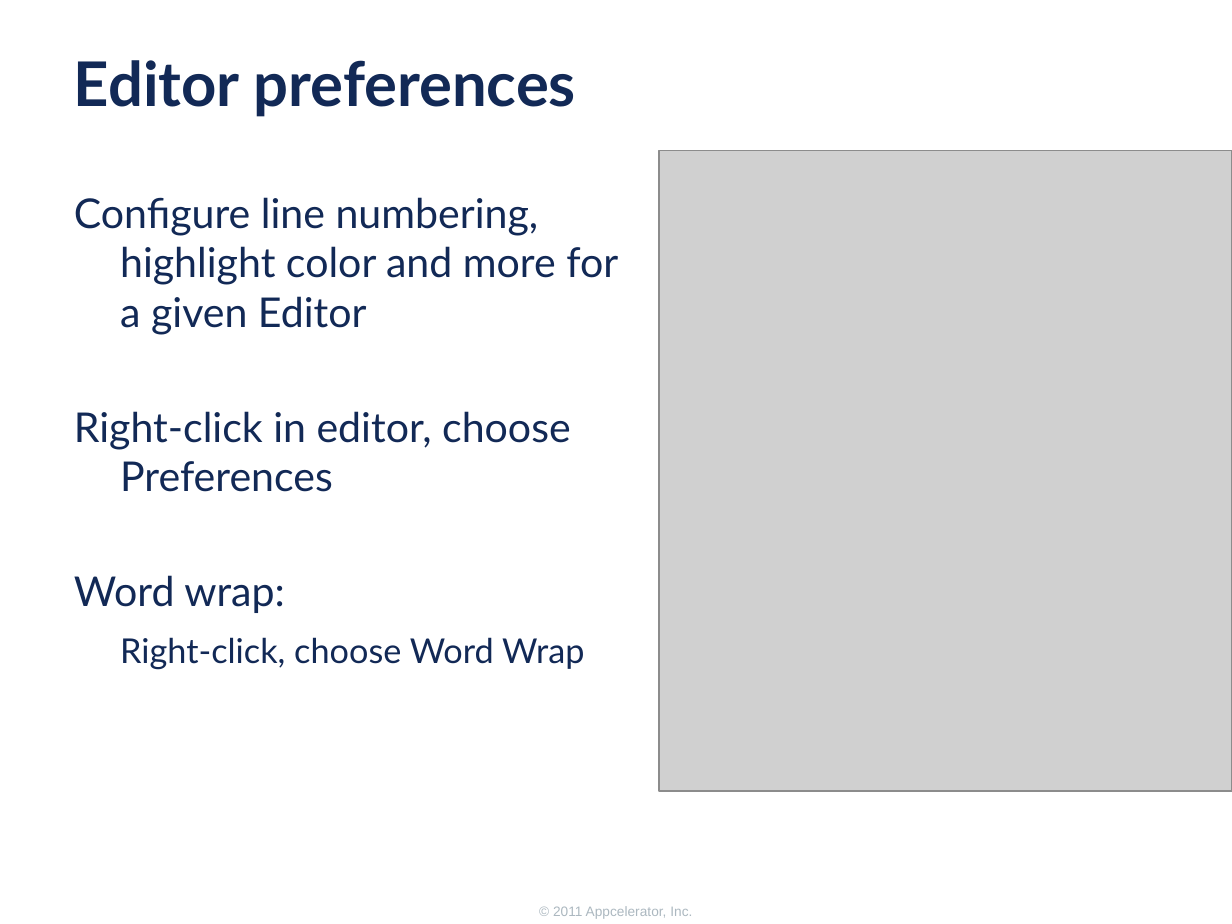
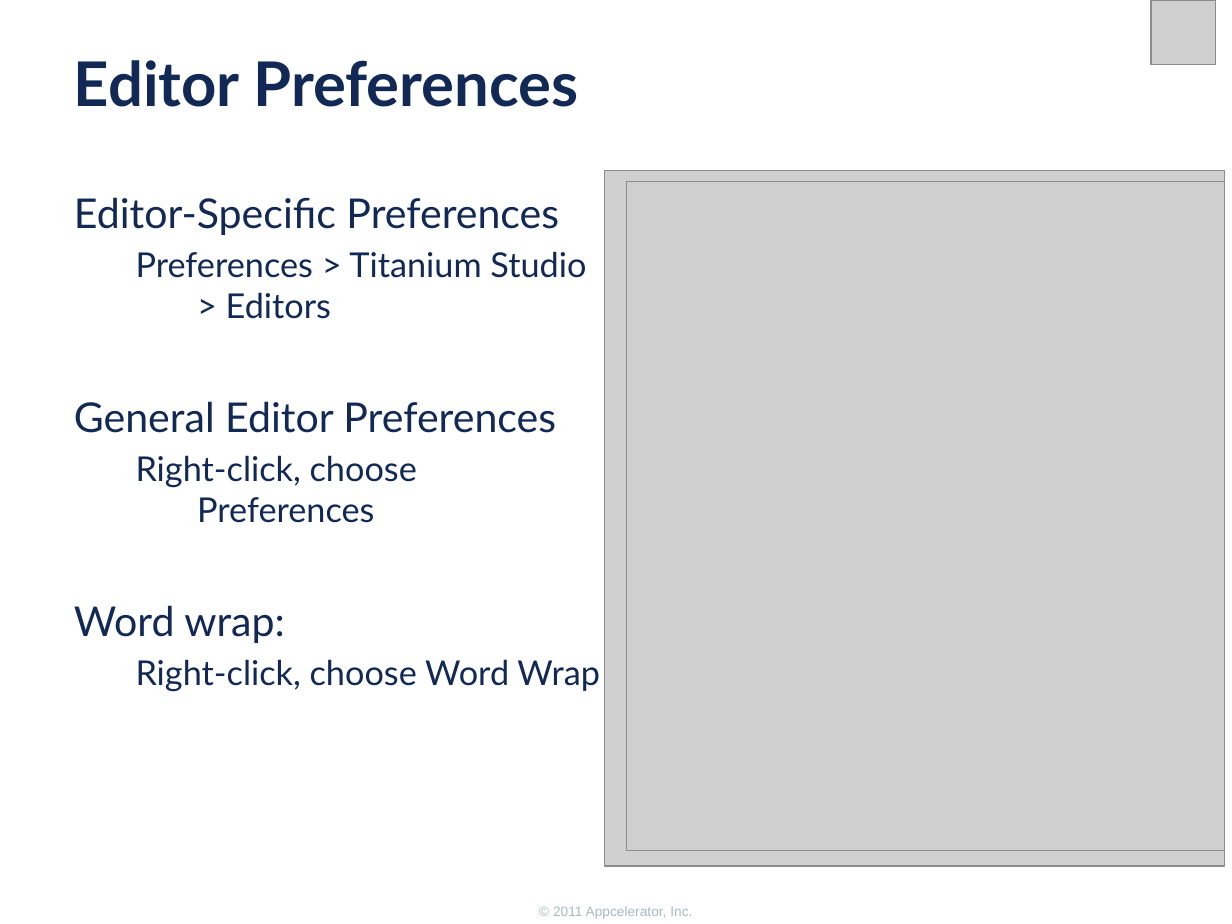
Before and after one commit to appcelerator-forks/appcelerator-training.tcmd_certification, a slide deck: slide 18 of 300/300.pptx (slide 17 before the commit). Drawn at 1232x924 pixels with LibreOffice and Linux fonts; fonts in the diff are those of the drawing; grey boxes stand for pictures; background and template pictures are left out. Boxes give left, top, right and bottom in pixels: in the first picture for what was removed or moved away, otherwise in the second. Text is boxed around its words. In the diff, an @@ line names an element or a change of style, - is before the commit and + after.

```diff
--- a/300/300.pptx
+++ b/300/300.pptx
@@ picture added at bbox=[1151, 0, 1216, 65] @@
@@ title at bbox=[74, 60, 579, 107]: text changed @@
-Editor preferences
+Editor Preferences
@@ picture added at bbox=[605, 170, 1225, 866] @@
@@ text at bbox=[74, 197, 586, 523]: text changed; size 24 to 20 pt @@
-Configure line numbering, highlight color and more for a given Editor
-Right-click in editor, choose Preferences
+  Editor-Specific Preferences
+  Preferences > Titanium Studio
+  > Editors
+General Editor Preferences
+  Right-click, choose
+  Preferences
@@ picture: place and size @@
-picture at bbox=[659, 150, 1232, 791]
+picture at bbox=[627, 181, 1225, 850]
@@ text at bbox=[136, 659, 599, 692]: list level 1 to 2 in "Right-click, choose Word Wrap" @@
```
Also in this commit, not shown: 10 other slides changed, 1 slide added, 1 other file.
